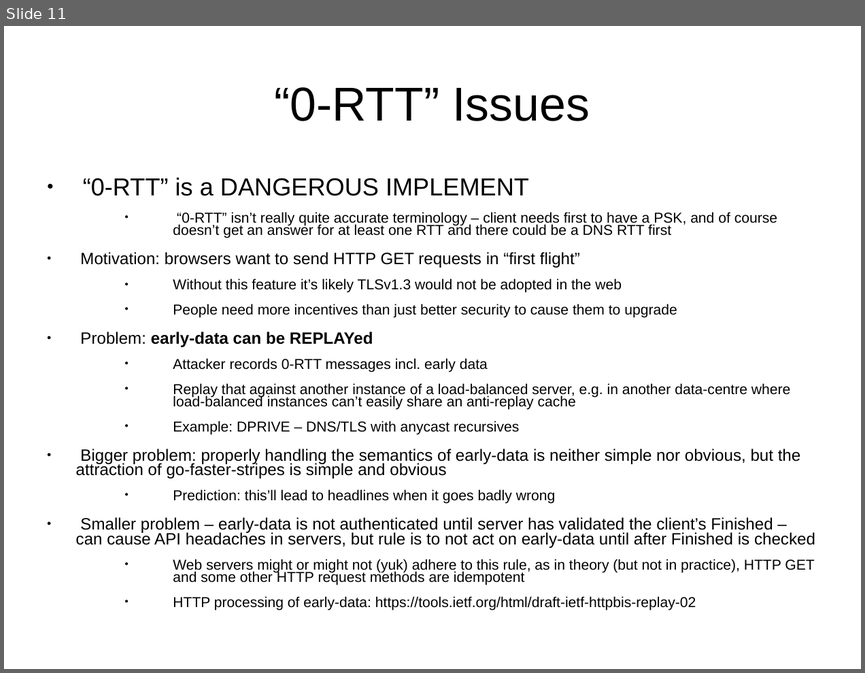
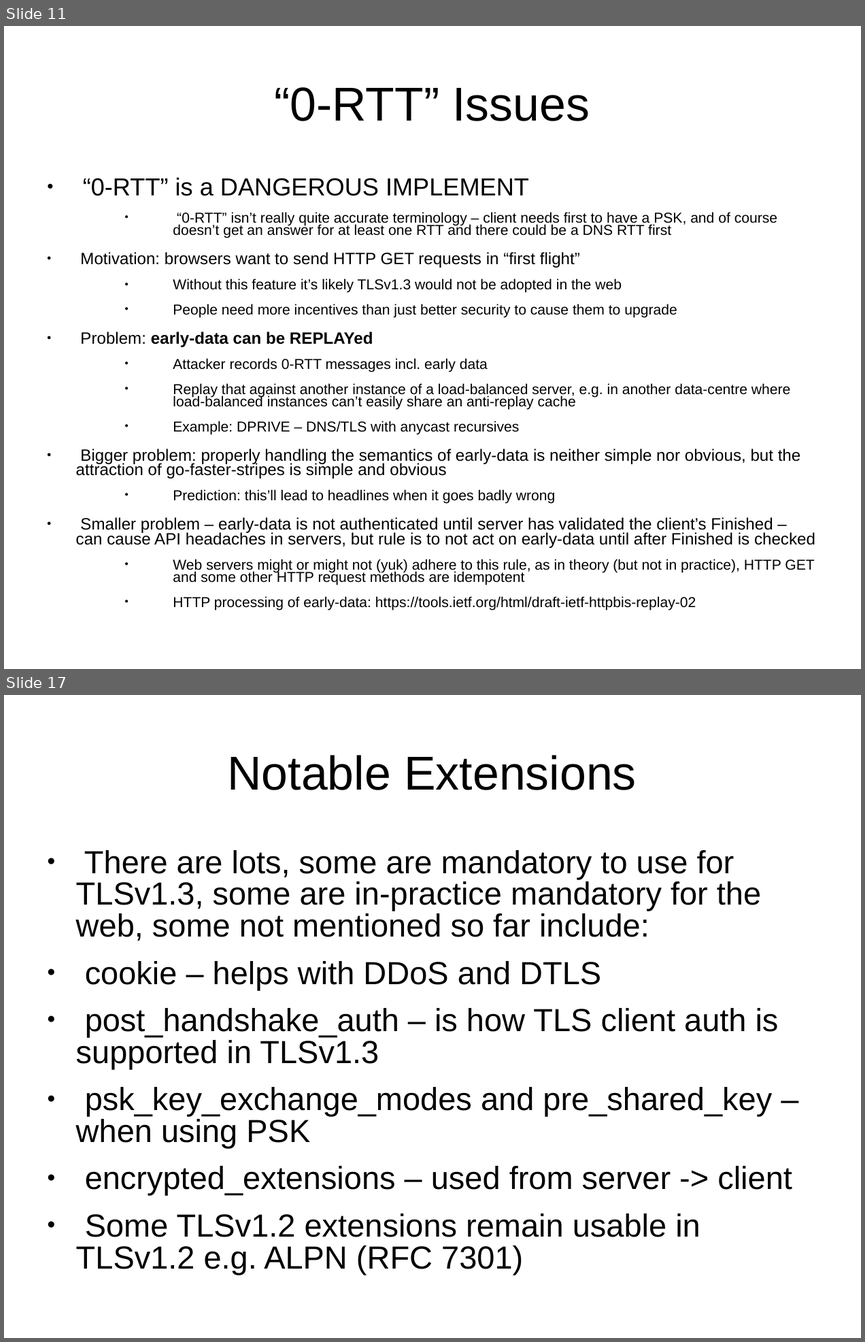
Before and after one commit to sftcd/cs7053, a slide deck: 2016lectures/07-tls13.ppt. Shown one above the other, each under a label of ours: slide 11 before the commit, slides 11 and 17 after it; the slides between them are not shown. The pictures are 865x673 and 865x1342 pixels, drawn with LibreOffice and Linux fonts; fonts in the diff are those of the drawing. Boxes give left, top, right and bottom in pixels: in the first picture for what was removed or moved away, otherwise in the second. Text is boxed around its words. In the diff, an @@ line names an element or a change of style, - is before the commit and + after.

```diff
--- a/2016lectures/07-tls13.ppt
+++ b/2016lectures/07-tls13.ppt
@@ slide 17 added at (x1=4, y1=695, x2=861, y2=1338), background #FFFFFF @@
@@ title added at (x1=227, y1=755, x2=636, y2=790), 44 pt, text #000000 @@
+Notable Extensions
@@ text added at (x1=76, y1=850, x2=792, y2=1274), 29.6 pt, text #000000 @@
+● There are lots, some are mandatory to use for TLSv1.3, some are in-practice mandatory for the web, some not mentioned so far include:
+● cookie – helps with DDoS and DTLS
+● post_handshake_auth – is how TLS client auth is supported in TLSv1.3
+● psk_key_exchange_modes and pre_shared_key – when using PSK
+● encrypted_extensions – used from server -> client
+● Some TLSv1.2 extensions remain usable in TLSv1.2 e.g. ALPN (RFC 7301)
```
Also in this commit, not shown: 9 other slides added, 2 other files.
